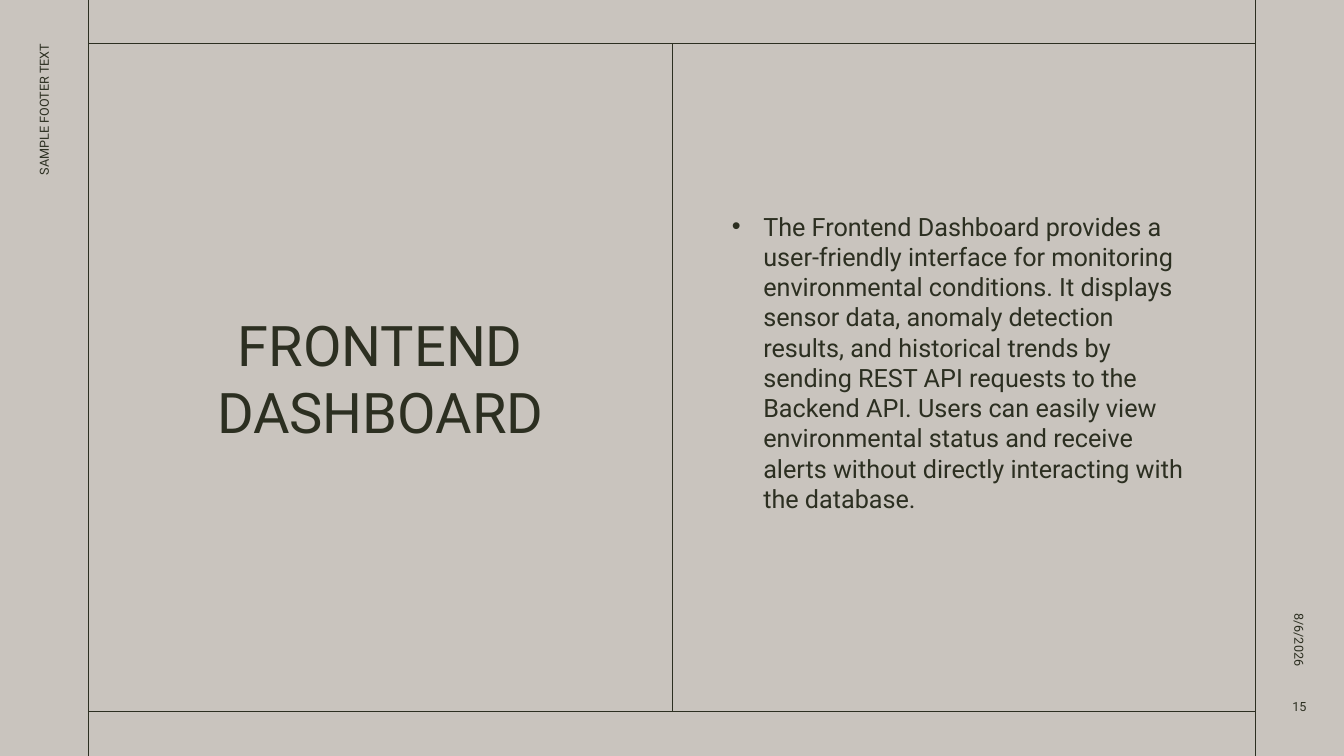
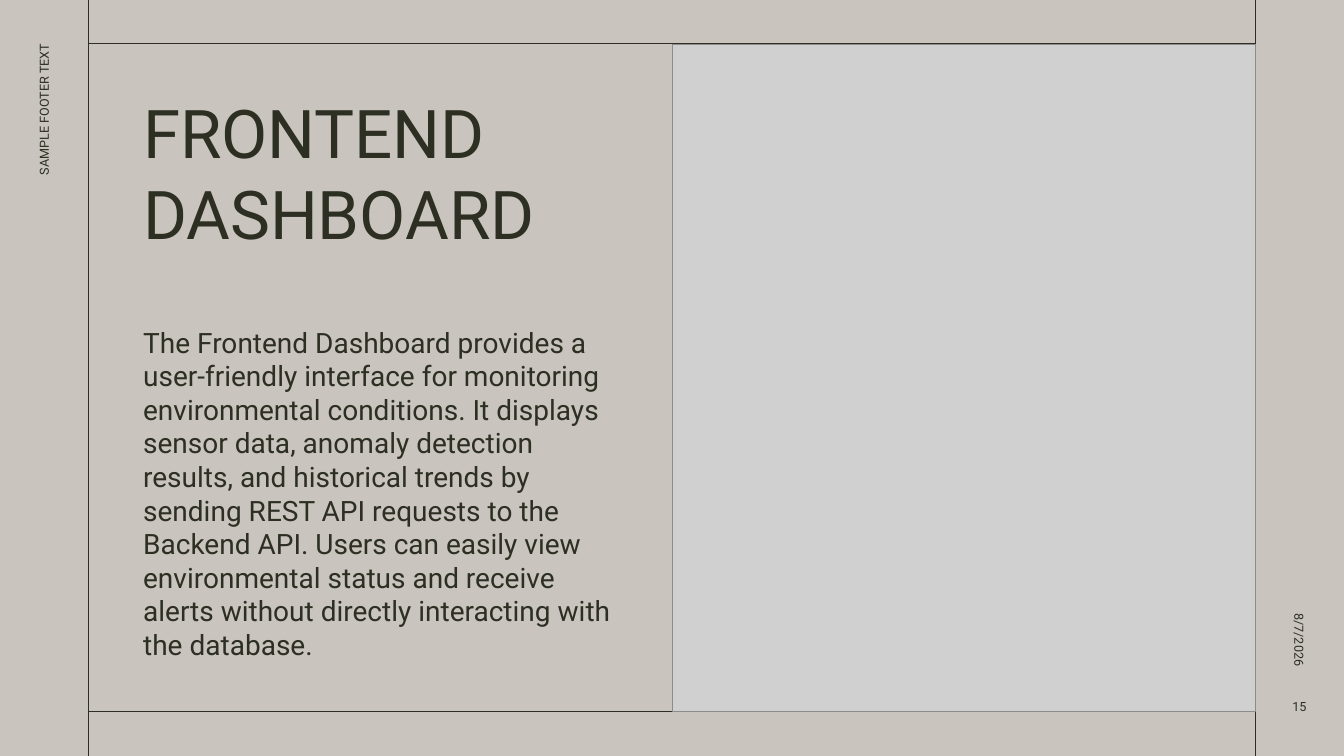
Before and after one commit to cucucumber789-svg/EGT307_T2_Bacon, a slide deck: slide 15 of EGT307 PRESENTATION.pptx. Drawn at 1344x756 pixels with LibreOffice and Linux fonts; fonts in the diff are those of the drawing; grey boxes stand for pictures. Boxes give left, top, right and bottom in pixels: in the first picture for what was removed or moved away, otherwise in the second. Text is boxed around its words. In the diff, an @@ line names an element or a change of style, - is before the commit and + after.

```diff
--- a/EGT307 PRESENTATION.pptx
+++ b/EGT307 PRESENTATION.pptx
@@ picture added at [673,44,1255,712] @@
@@ title "FRONTEND DASHBOARD": place and size @@
-title "FRONTEND DASHBOARD" at [217,325,543,434]
+title "FRONTEND DASHBOARD" at [143,109,535,240]
@@ title "FRONTEND DASHBOARD" at [143,109,535,240]: size 40 to 48 pt; alignment centre to left; vertical alignment middle to top @@
@@ text "The Frontend Dashboard provides a ...": place and size @@
-text "The Frontend Dashboard provides a ..." at [763,217,1183,508]
+text "The Frontend Dashboard provides a ..." at [143,332,610,656]
@@ text "The Frontend Dashboard provides a ..." at [143,332,610,656]: size 18 to 20 pt; bullet • to none; vertical alignment middle to bottom @@
@@ text at [1291,618,1308,665]: text changed @@
-8/6/2026
+8/7/2026
```
Also in this commit, not shown: 16 other slides changed, 5 other files.
